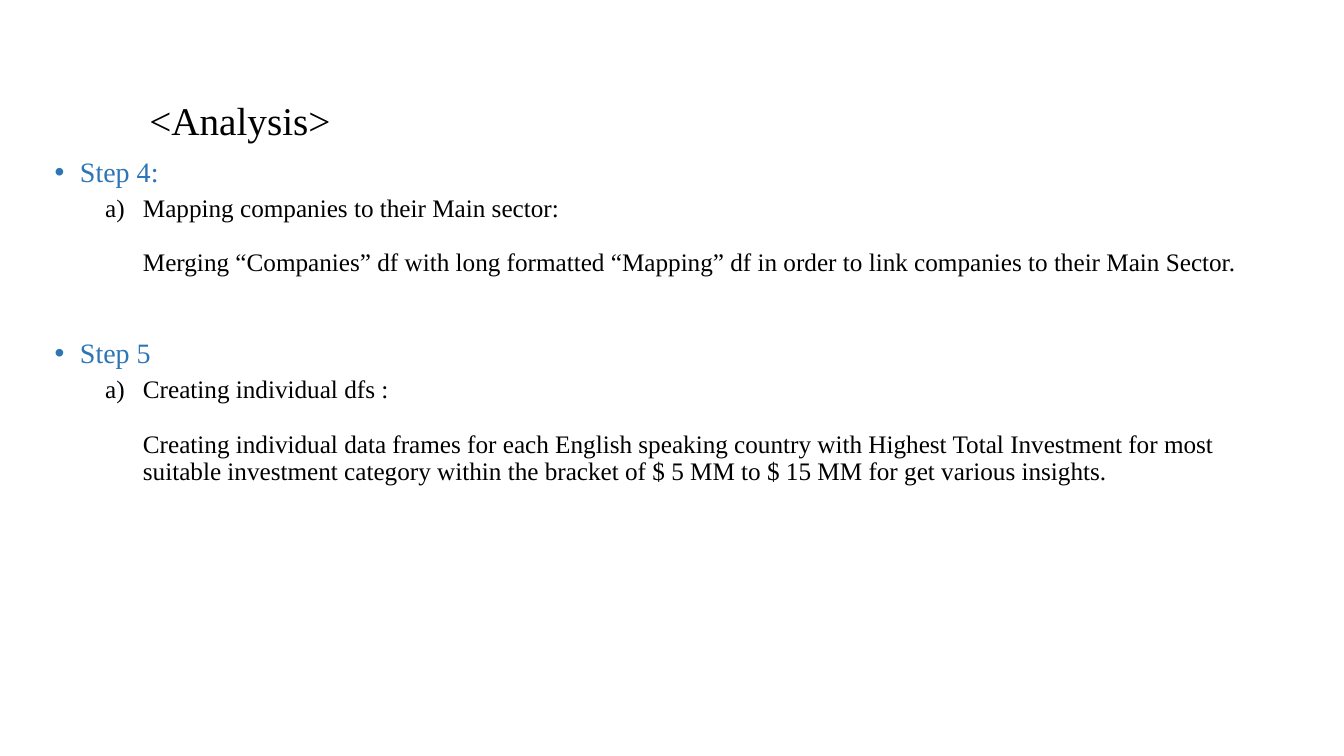
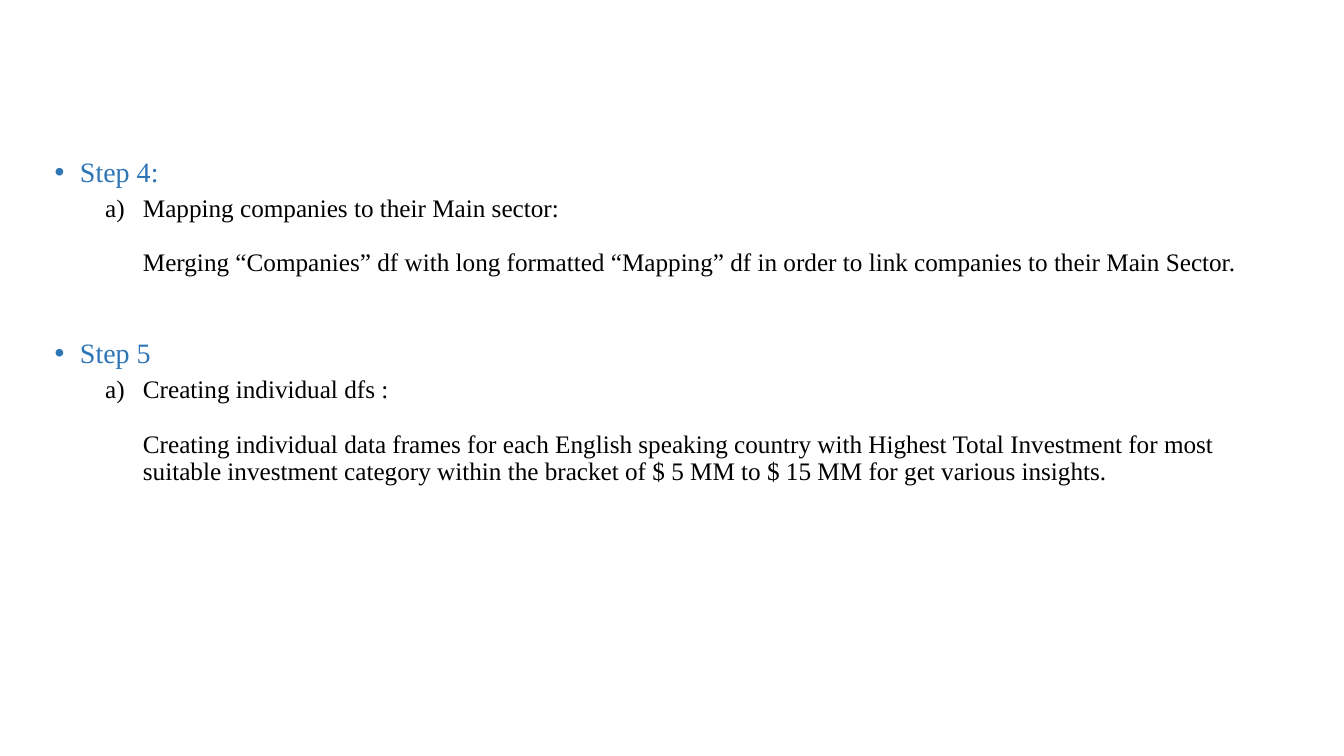
Before and after one commit to Bhumit-t/InvestmentCaseStuday, a slide deck: slide 6 of Spark Funds Presentation.pptx. Drawn at 1344x756 pixels with LibreOffice and Linux fonts; fonts in the diff are those of the drawing; background and template pictures are left out. Boxes give left, top, right and bottom in pixels: in the first picture for what was removed or moved away, otherwise in the second. Text is boxed around its words. In the diff, an @@ line names an element or a change of style, - is before the commit and + after.

```diff
--- a/Spark Funds Presentation.pptx
+++ b/Spark Funds Presentation.pptx
@@ title removed at [149, 107, 330, 143] @@
-<Analysis>
```
Also in this commit, not shown: 3 other slides changed, 4 slides added, 4 slides removed.
